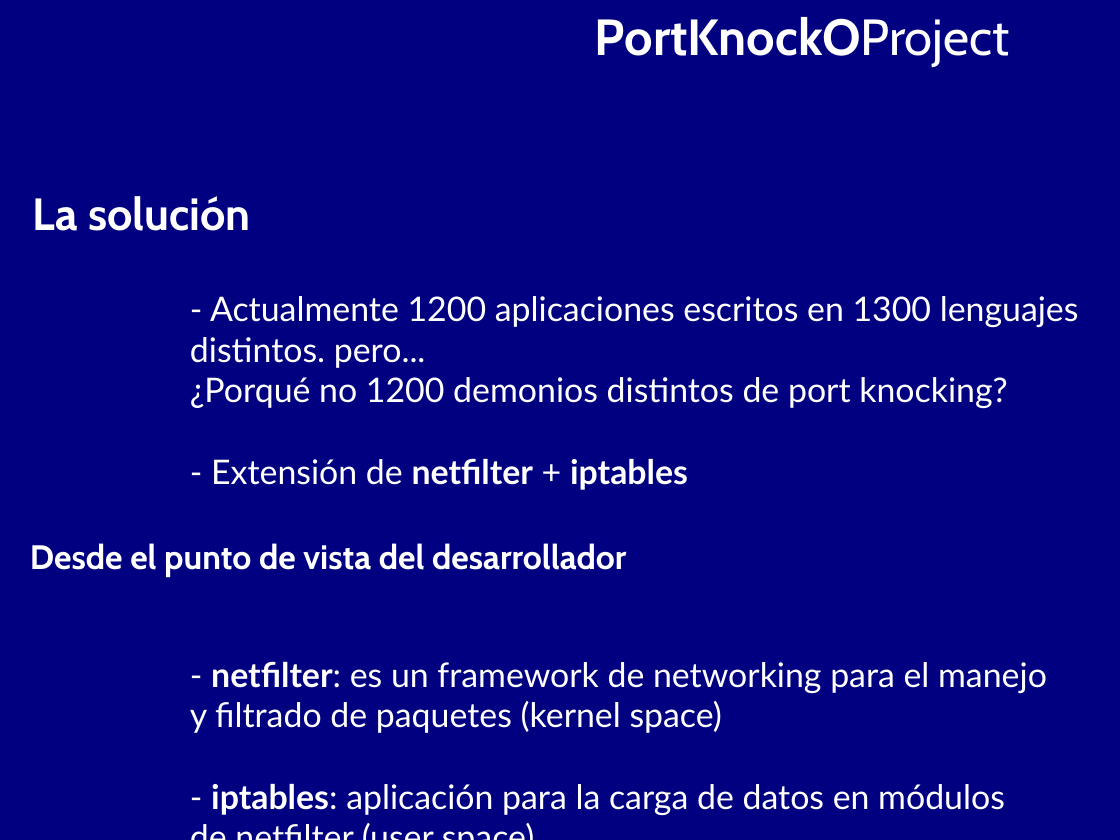
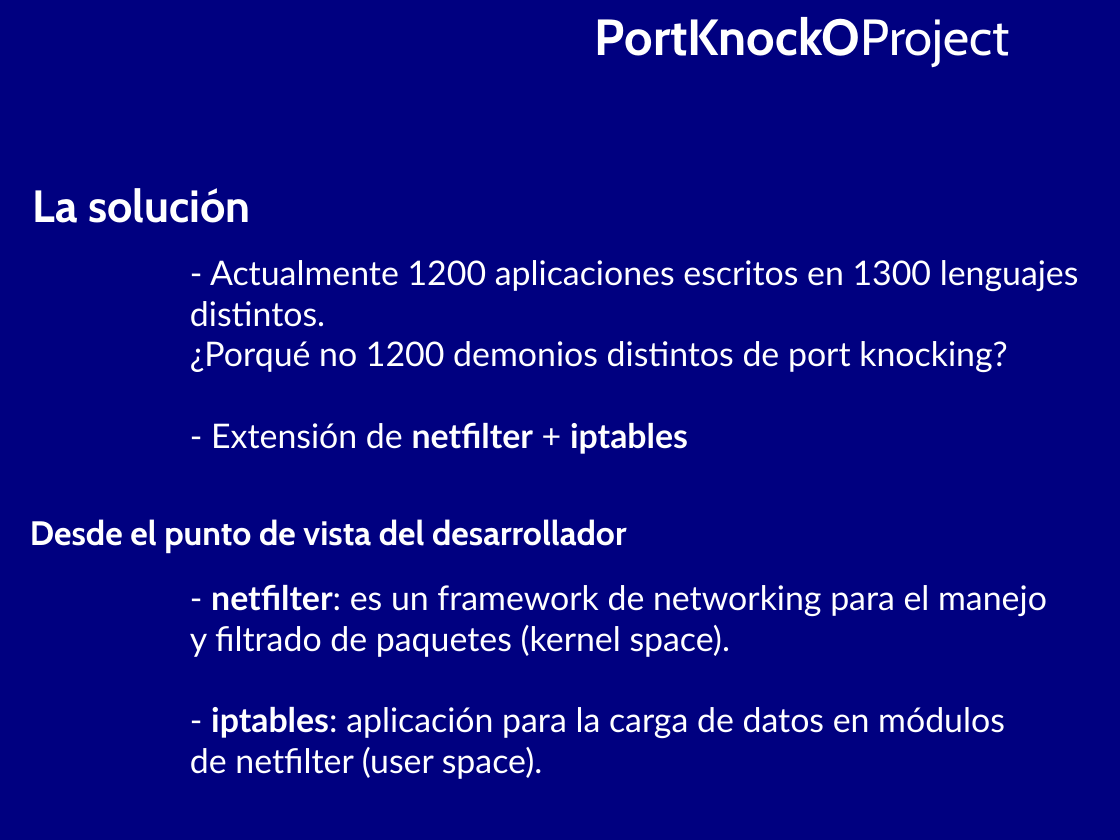
Before and after one commit to BackupTheBerlios/portknocko-svn, a slide deck: slide 6 of trunk/jornadas/jornadas.odp. Drawn at 1120x840 pixels with LibreOffice and Linux fonts; fonts in the diff are those of the drawing. Boxes give left, top, right and bottom in pixels: in the first picture for what was removed or moved away, otherwise in the second. Text is boxed around its words. In the diff, an @@ line names an element or a change of style, - is before the commit and + after.

```diff
--- a/trunk/jornadas/jornadas.odp
+++ b/trunk/jornadas/jornadas.odp
@@ text "La solución": place and size @@
-text "La solución" at (33, 196, 250, 231)
+text "La solución" at (33, 188, 250, 223)
@@ text "- Actualmente 1200 aplicaciones escritos ...": place and size @@
-text "- Actualmente 1200 aplicaciones escritos ..." at (190, 296, 1079, 816)
+text "- Actualmente 1200 aplicaciones escritos ..." at (190, 260, 1079, 779)
@@ text at (190, 301, 325, 327): text changed @@
-distintos. pero...
+distintos.
@@ text "Desde el punto de vista ...": place and size @@
-text "Desde el punto de vista ..." at (30, 543, 626, 577)
+text "Desde el punto de vista ..." at (30, 519, 626, 553)
@@ text at (190, 625, 730, 657): text changed @@
-y filtrado de paquetes (kernel space)
+y filtrado de paquetes (kernel space).
@@ text at (190, 747, 542, 779): text changed @@
-de netfilter (user space)
+de netfilter (user space).
```
Also in this commit, not shown: 5 other slides changed.
